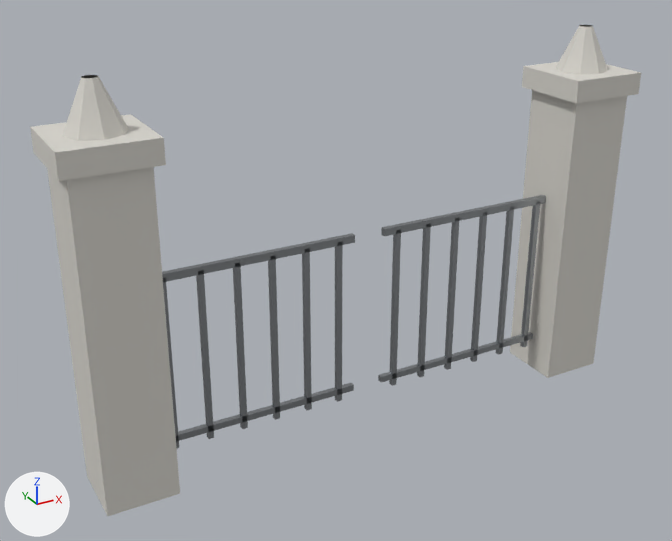
A saved change to the glTF model public/models/props/park_gate.lod2.glb.
The view is the same before and after, from a 50 mm lens placed at (-3.94, -6.57, 4.86), pointed at (-0.29, 0.06, 1.54). Lighting does not change. The marker at lower left points along +X, +Y and +Z. The first picture is the older version. Where no turn or scale is listed for an object, it has been applied to the vertices. Vertices at exactly the same position are counted once.

The scene before the commit, as lines of its bpy script (objects in view):
```python
mat_metal_painted = principled_material('metal_painted')
mat_metal_painted.base_color = (0.38, 0.4, 0.42)  # grey #a6aaad
mat_metal_painted.metallic = 1.0
mat_metal_painted.roughness = 0.4
mat_stone_dressed = principled_material('stone_dressed')
mat_stone_dressed.base_color = (0.68, 0.66, 0.61)  # light grey #d7d4cd
mat_stone_dressed.roughness = 0.85
me_props_park_gate = bpy.data.meshes.new('props_park_gate')
me_props_park_gate.from_pydata(...)  # 192 vertices, 296 faces; spans x -2.68..2.68, y -0.38..0.38, z -1.74..1.74
# faces by material slot: [104, 192]
me_props_park_gate.materials.append(mat_stone_dressed)  # light grey #d7d4cd
me_props_park_gate.materials.append(mat_metal_painted)  # grey #a6aaad
ob_props_park_gate = bpy.data.objects.new('props_park_gate', me_props_park_gate)
ob_props_park_gate.location = (0.0, 0.0, 1.74)
```
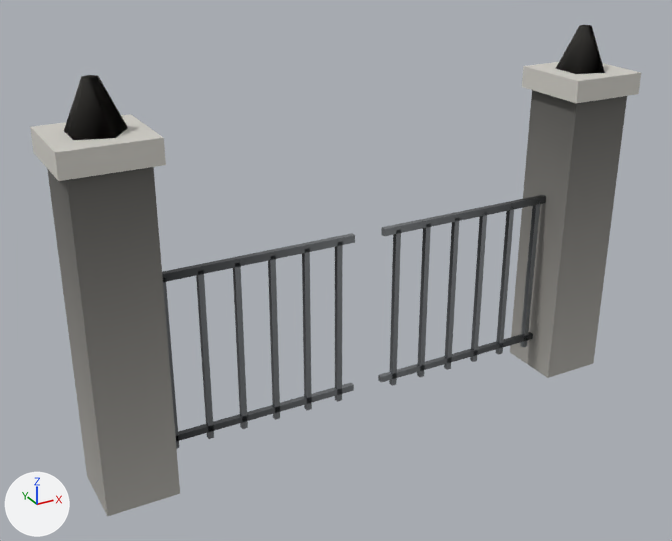
Location of each change, (x1, y1, x2, y2) in pixels of the pictures (672 x 541 px; the box of a moved part takes in the faces that stretch with it):
'props_park_gate', recoloured, reshaped (darker): (30, 25, 641, 516) in both
part 1 of me_props_park_gate, moved or reshaped: before (62, 75, 128, 141); after (64, 75, 128, 140)
part 2 of me_props_park_gate, moved or reshaped: before (556, 25, 608, 74); after (556, 25, 605, 74)

The change, as a diff of the scene's bpy script:
```diff
--- a/public/models/props/park_gate.lod2.glb.py
+++ b/public/models/props/park_gate.lod2.glb.py
@@ mat_stone_dressed @@
 n0 = _N.new('ShaderNodeBsdfPrincipled'); n0.name = 'Principled BSDF'
-n0.inputs[0].default_value = (0.68, 0.66, 0.61, 1.0)  # 'Base Color', light grey #d7d4cd
 n0.inputs[2].default_value = 0.85  # 'Roughness'
 n1 = _N.new('ShaderNodeOutputMaterial'); n1.name = 'Material Output'
+n2 = _N.new('ShaderNodeMix'); n2.name = 'Mix'
+n2.data_type = 'RGBA'
+n2.blend_type = 'MULTIPLY'
+n2.inputs[0].default_value = 1.0  # 'Factor'
+n2.inputs[7].default_value = (0.68, 0.66, 0.61, 1.0)  # 'B', light grey #d7d4cd
+n3 = _N.new('ShaderNodeVertexColor'); n3.name = 'Color Attribute'
 _L.new(n0.outputs[0], n1.inputs[0])  # 'BSDF' to 'Surface'
+_L.new(n2.outputs[2], n0.inputs[0])  # 'Result' to 'Base Color'
+_L.new(n3.outputs[0], n2.inputs[6])  # 'Color' to 'A'
@@ mat_metal_painted @@
 n0 = _N.new('ShaderNodeBsdfPrincipled'); n0.name = 'Principled BSDF'
-n0.inputs[0].default_value = (0.38, 0.4, 0.42, 1.0)  # 'Base Color', grey #a6aaad
 n0.inputs[1].default_value = 1.0  # 'Metallic'
@@ mat_metal_painted @@
 n1 = _N.new('ShaderNodeOutputMaterial'); n1.name = 'Material Output'
+n2 = _N.new('ShaderNodeMix'); n2.name = 'Mix'
+n2.data_type = 'RGBA'
+n2.blend_type = 'MULTIPLY'
+n2.inputs[0].default_value = 1.0  # 'Factor'
+n2.inputs[7].default_value = (0.38, 0.4, 0.42, 1.0)  # 'B', grey #a6aaad
+n3 = _N.new('ShaderNodeVertexColor'); n3.name = 'Color Attribute'
 _L.new(n0.outputs[0], n1.inputs[0])  # 'BSDF' to 'Surface'
+_L.new(n2.outputs[2], n0.inputs[0])  # 'Result' to 'Base Color'
+_L.new(n3.outputs[0], n2.inputs[6])  # 'Color' to 'A'
@@ me_props_park_gate @@
 # used by ob_props_park_gate; location = (0.0, 0.0, 1.74)
-me_props_park_gate.from_pydata(...)  # 192 vertices, 296 faces; spans x -2.68..2.68, y -0.38..0.38, z -1.74..1.74
+me_props_park_gate.from_pydata(...)  # 184 vertices, 280 faces; spans x -2.68..2.68, y -0.38..0.38, z -1.74..1.74
+# me_props_park_gate part 1
+# 14 vertices are removed from x -2.54..-2.13, y -0.24..0.24, z 1.34..1.74
+# 28 faces are deleted
+# 10 vertices are added at x -2.49..-2.23, y -0.23..0.23, z 1.34..1.74
+# 20 new faces join them, mat_stone_dressed
+# me_props_park_gate part 2
+# 14 vertices are removed from x 2.06..2.47, y -0.24..0.24, z 1.34..1.74
+# 28 faces are deleted
+# 10 vertices are added at x 2.11..2.37, y -0.23..0.23, z 1.34..1.74
+# 20 new faces join them, mat_stone_dressed
 me_props_park_gate.materials.append(mat_stone_dressed)
```
